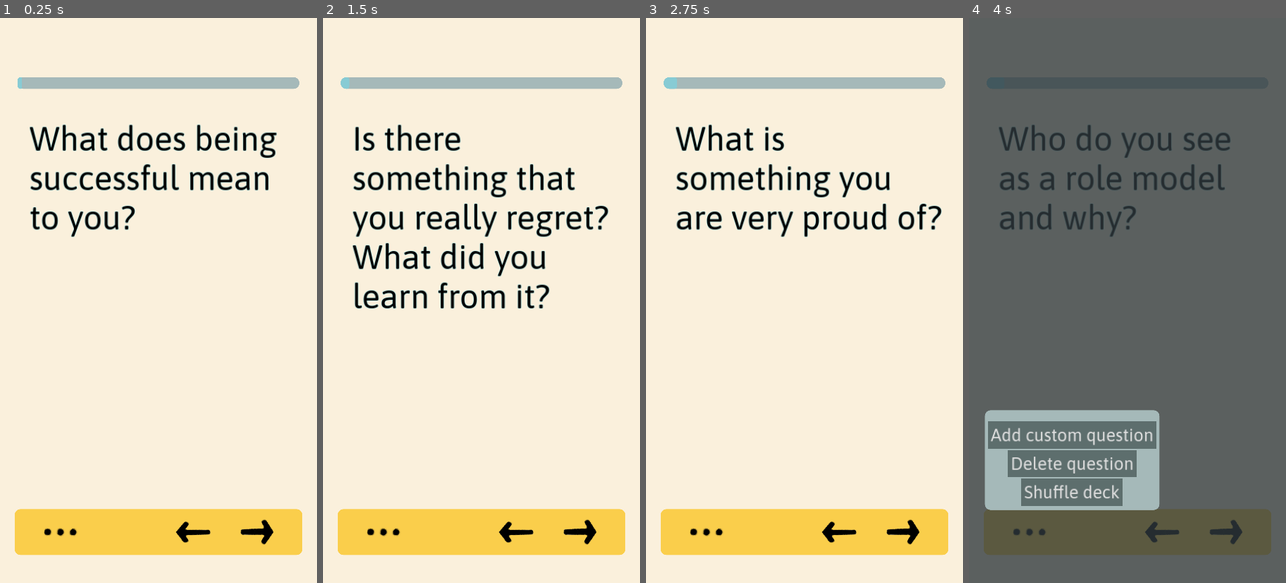
Above: before the commit, frames 1-4 (left to right).
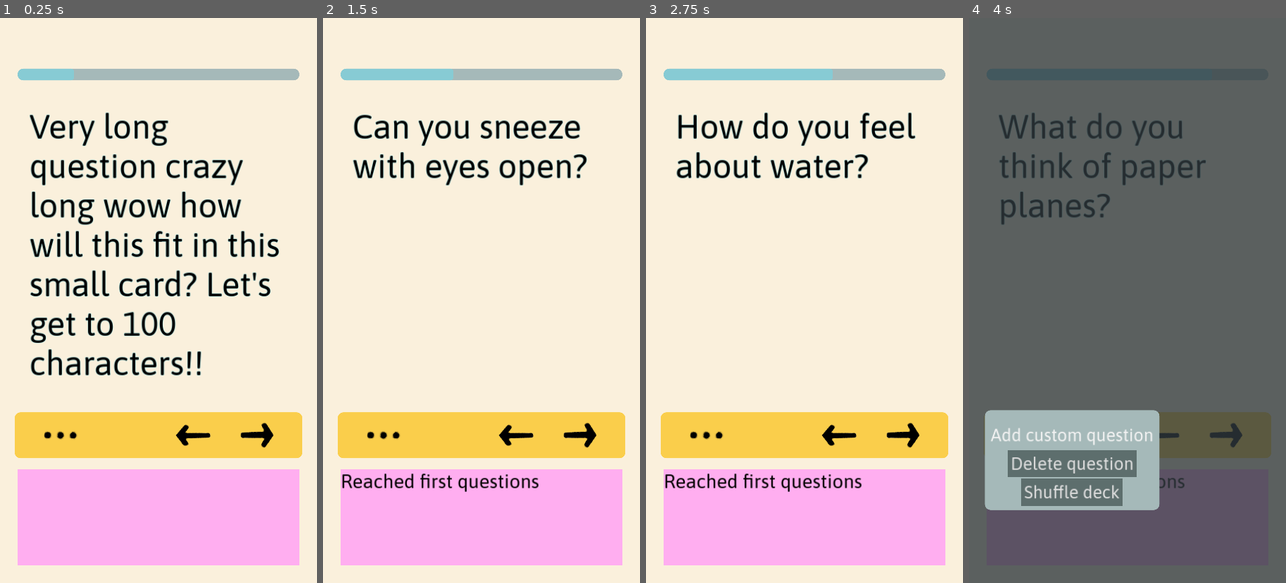
Above: after the commit, the same moments.

Repository: edoartworks/LifeCards
Game: Godot game, scene res://Game/screen_main.tscn
Two runs of this game, one before a commit and one after it. Both use one fixed random seed, a clock stepped at 60 frames per second and the inputs below.
Inputs (mouse positions are in pixels of both pictures, inside the frame that each line leads up to; where the layout moved, square brackets give the same spot in the first picture):
- Up to frame 1 (0.25 s): no input
- Up to frame 2 (1.5 s): click (516, 436) [516, 532] at 0.5 s; click (579, 436) [579, 532] at 1.25 s
- Up to frame 3 (2.75 s): click (902, 436) [902, 532] at 2 s
- Up to frame 4 (4 s): click (1225, 436) [1225, 532] at 2.75 s; click (1029, 436) [1029, 532] at 3.5 s

The runs differ from the first frame. In frame 1, 36% of the frame differs, in the area x 4-96%, y 9-97%; in frame 2, 33%; in frame 3, 31%; in frame 4, 18%.

Commit message:
Added functionality to delete current question

Diff:
--- a/Game/Globals/Global.gd
+++ b/Game/Globals/Global.gd
@@ -1,14 +1,14 @@
 extends Node
 
-#var QUESTIONS_FILE_PATH = "res://Data/DEBUG_questions.txt"
-var QUESTIONS_FILE_PATH = "res://Data/questions.txt"
+var QUESTIONS_FILE_PATH = "res://Data/DEBUG_questions.txt"
+#var QUESTIONS_FILE_PATH = "res://Data/questions.txt"
 var QUESTIONS_USER_FILE_PATH = "user://questions.txt"
 
 var QUESTIONS: Array[String] = []
 var CURRENT_QUESTION_IDX = 0
 
 # DEBUG
-var RESET_USER_QUESTIONS = false
+var RESET_USER_QUESTIONS = true
 var DEBUG_LOG = ""
 
 func _ready() -> void:
--- a/Game/Globals/SignalBus.gd
+++ b/Game/Globals/SignalBus.gd
@@ -5,5 +5,12 @@
 # Until this is implemented https://github.com/godotengine/godot/pull/76020
 @warning_ignore("unused_signal")
 signal open_add_question_screen
+
 @warning_ignore("unused_signal")
 signal close_add_question_screen
+
+@warning_ignore("unused_signal")
+signal current_question_deleted
+
+@warning_ignore("unused_signal")
+signal new_question_added
--- a/Game/card_menu.gd
+++ b/Game/card_menu.gd
@@ -3,3 +3,32 @@
 
 func _on_btn_add_q_pressed() -> void:
 	SignalBus.open_add_question_screen.emit()
+
+
+func _on_btn_delete_q_pressed() -> void:
+	delete_current_question()
+	SignalBus.current_question_deleted.emit()
+
+
+func delete_current_question() -> void:
+	var file = FileAccess.open(Global.QUESTIONS_USER_FILE_PATH, FileAccess.READ_WRITE)
+	if not file:
+		Global.debug(str("Failed to open user file: ", Global.QUESTIONS_USER_FILE_PATH))
+		return
+
+	var content = file.get_as_text()
+	if Global.QUESTIONS.size() == 1:
+		Global.debug("Cannot delete the last question. Add one first.")
+		return
+	var current_question = Global.QUESTIONS[Global.CURRENT_QUESTION_IDX]
+	var lines = content.split("\n")
+	var new_lines = []
+	for line in lines:
+		if line.find(current_question) == -1:
+			new_lines.append(line)
+	content = "\n".join(new_lines)
+	file.store_string(content)
+	file.close()
+
+	Global.QUESTIONS.erase(current_question)
+	Global.debug("Deleted question: " + current_question)
--- a/Game/card_menu.tscn
+++ b/Game/card_menu.tscn
@@ -53,3 +53,4 @@
 text = "Shuffle deck"
 
 [connection signal="pressed" from="cont_menu/btn_add_q" to="." method="_on_btn_add_q_pressed"]
+[connection signal="pressed" from="cont_menu/btn_delete_q" to="." method="_on_btn_delete_q_pressed"]
--- a/Game/screen_add_question.gd
+++ b/Game/screen_add_question.gd
@@ -34,6 +34,7 @@
 	file.close()
 
 	Global.QUESTIONS.append(new_question)
+	SignalBus.new_question_added.emit()
 	Global.debug("Added question: " + new_question)
 
 
--- a/Game/screen_card.gd
+++ b/Game/screen_card.gd
@@ -21,11 +21,12 @@
 	DEBUG_LOG = get_node(debug_log_lbl_path)
 	DEBUG_SCROLL = DEBUG_LOG.get_parent()
 
+	SignalBus.connect("current_question_deleted", _on_current_question_deleted)
+	SignalBus.connect("new_question_added", _on_new_question_added)
 	# Init UI
 	CARD.set_card_text(Global.QUESTIONS[0])
 	PROG_BAR.max_value = Global.QUESTIONS.size()
 	PROG_BAR.value = 1
-
 
 
 func _process(_delta: float) -> void:
@@ -36,30 +37,34 @@
 	call_deferred("_scroll_to_bottom")
 
 
-func change_card_fwd() -> void:
+func change_card_fwd() -> bool:
 	if Global.CURRENT_QUESTION_IDX < Global.QUESTIONS.size() -1:
 		Global.CURRENT_QUESTION_IDX += 1
 		CARD.set_card_text(Global.QUESTIONS[Global.CURRENT_QUESTION_IDX])
-		PROG_BAR.value += 1
+		return true
 	else:
 		Global.debug("No more questions")
+		return false
 
 
-func change_card_back() -> void:
+func change_card_back() -> bool:
 	if Global.CURRENT_QUESTION_IDX > 0:
 		Global.CURRENT_QUESTION_IDX -= 1
 		CARD.set_card_text(Global.QUESTIONS[Global.CURRENT_QUESTION_IDX])
-		PROG_BAR.value -= 1
+		return true
 	else:
 		Global.debug("Reached first questions")
+		return false
 
 
 func _on_btn_fwd_pressed() -> void:
-	change_card_fwd()
+	if change_card_fwd():
+		PROG_BAR.value += 1
 
 
 func _on_btn_back_pressed() -> void:
-	change_card_back()
+	if change_card_back():
+		PROG_BAR.value -= 1
 
 
 func _scroll_to_bottom():
@@ -73,3 +78,21 @@
 func _on_obscure_gui_input(event: InputEvent) -> void:
 	if event is InputEventScreenTouch and event.is_pressed():
 		MENU_OVERLAY.visible = false
+
+
+func _on_current_question_deleted() -> void:
+	PROG_BAR.max_value -= 1
+	Global.CURRENT_QUESTION_IDX -= 1
+	if not change_card_fwd():
+		Global.CURRENT_QUESTION_IDX += 1
+		if not change_card_back():
+			CARD.set_card_text("")
+			Global.debug("No more questions left in the deck!")
+
+
+func _on_new_question_added() -> void:
+	PROG_BAR.max_value += 1
+	# known bug: minor visual. ignore, probably forever.
+		# When adding a new Q when only one Q is left in the deck,
+		# the prog bar kinda bugs out, but not in a disruptive way.
+		# and should fix when user restart the app.
--- a/Game/screen_card.tscn
+++ b/Game/screen_card.tscn
@@ -119,7 +119,6 @@
 layout_mode = 2
 
 [node name="cont_debug_log" type="ScrollContainer" parent="BG/cont_safe_area/VBoxContainer"]
-visible = false
 custom_minimum_size = Vector2(0, 100)
 layout_mode = 2
 size_flags_vertical = 3
